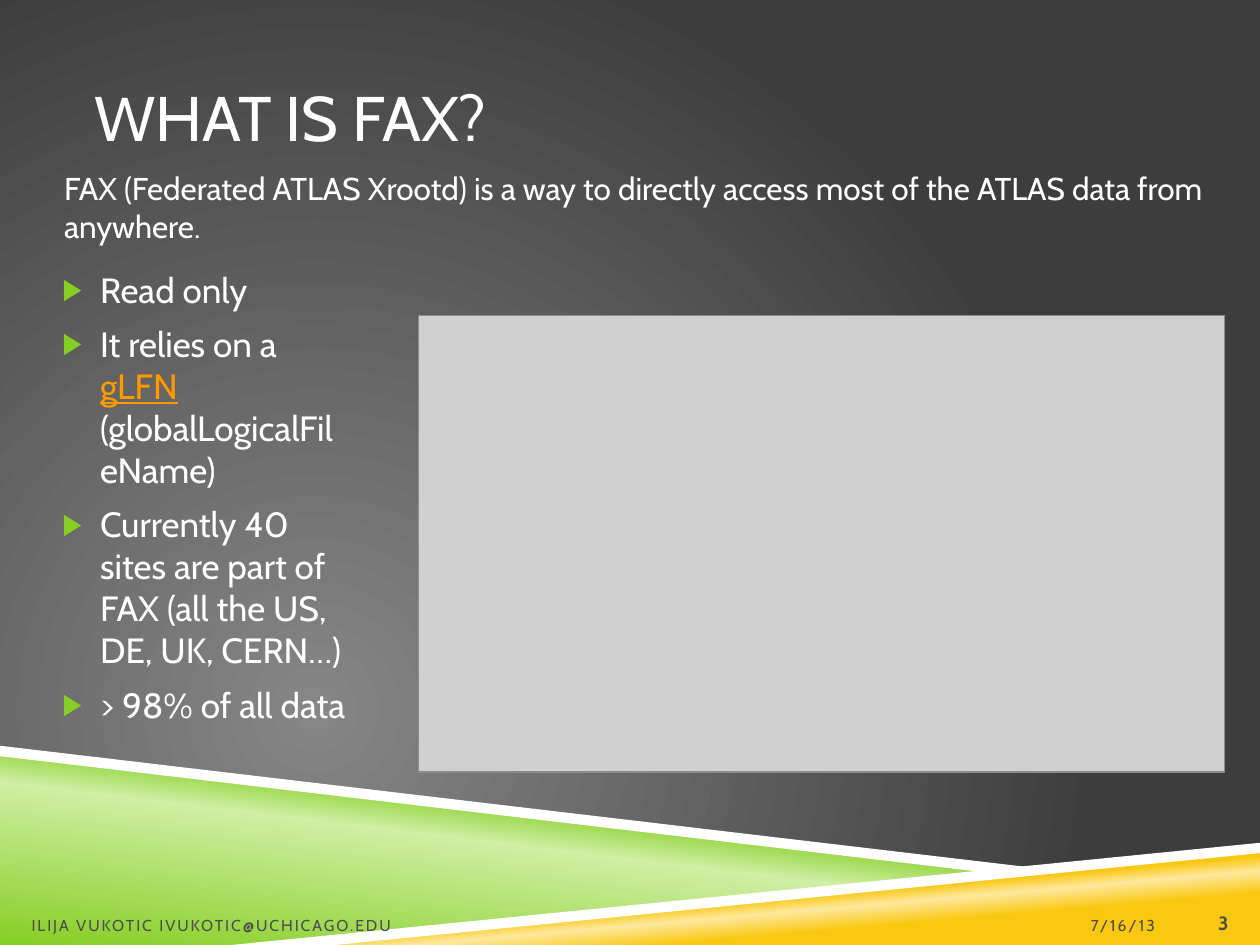
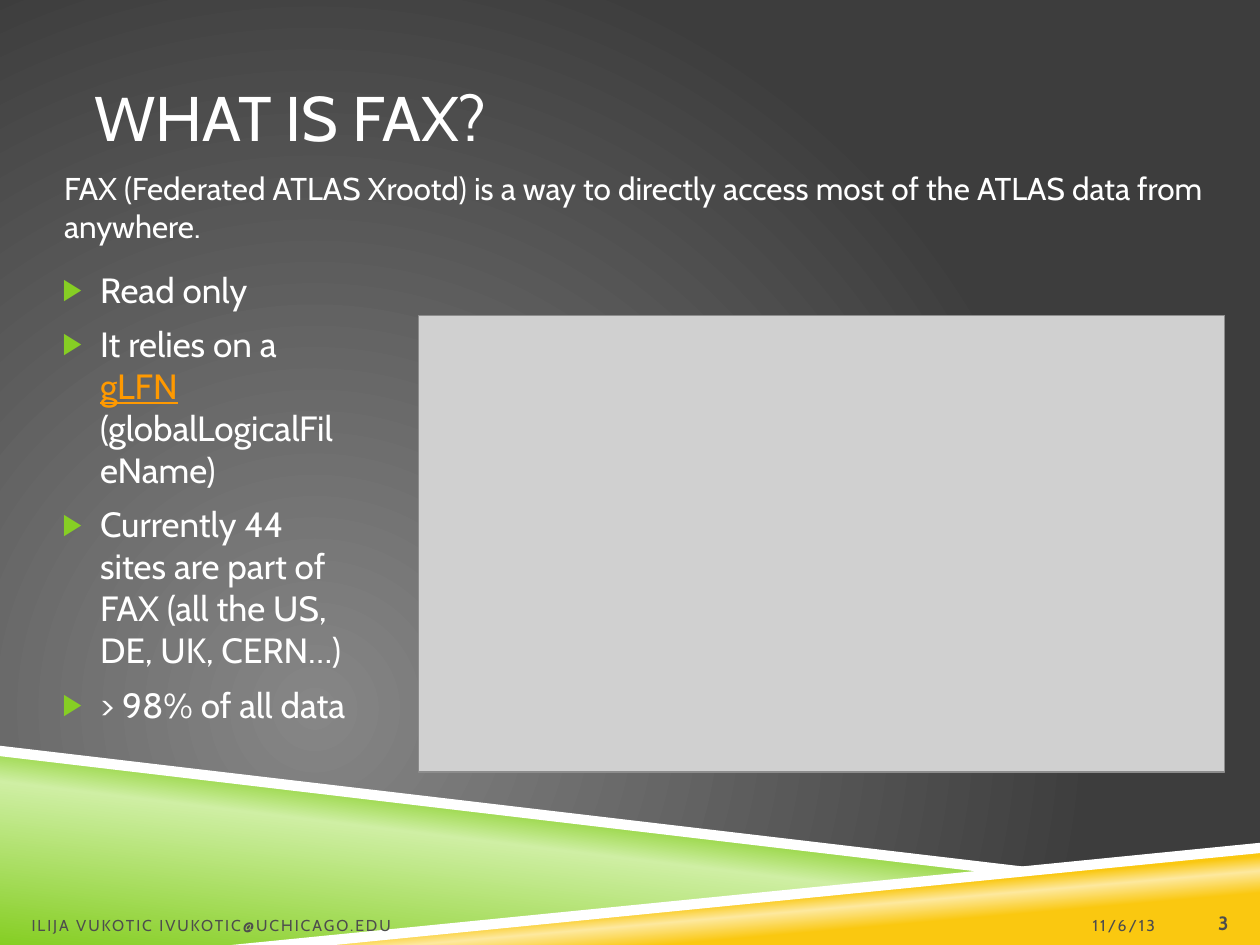
Before and after one commit to ivukotic/Tutorial, a slide deck: slide 3 of Tutorial.pptx. Drawn at 1260x945 pixels with LibreOffice and Linux fonts; fonts in the diff are those of the drawing; grey boxes stand for pictures; background and template pictures are left out. Boxes give left, top, right and bottom in pixels: in the first picture for what was removed or moved away, otherwise in the second. Text is boxed around its words. In the diff, an @@ line names an element or a change of style, - is before the commit and + after.

```diff
--- a/Tutorial.pptx
+++ b/Tutorial.pptx
@@ text at box(100, 511, 341, 668): text changed @@
-▶ Currently 40 sites are part of FAX (all the US, DE, UK, CERN…)
+▶ Currently 44 sites are part of FAX (all the US, DE, UK, CERN…)
@@ text at box(1108, 920, 1127, 933): text changed @@
-7/16/13
+11/6/13
```
Also in this commit, not shown: 28 other slides changed, 2 other files.
